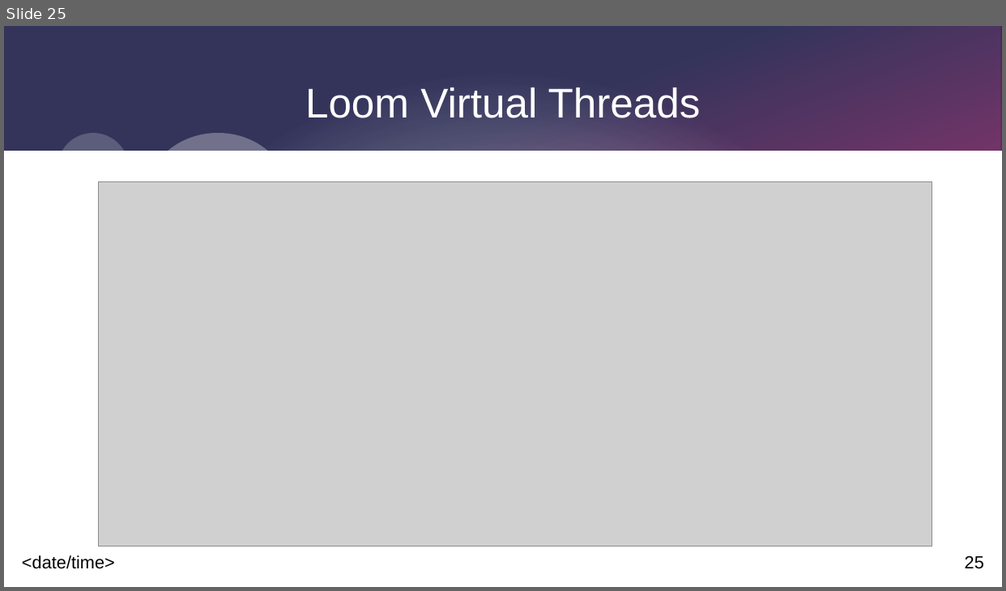
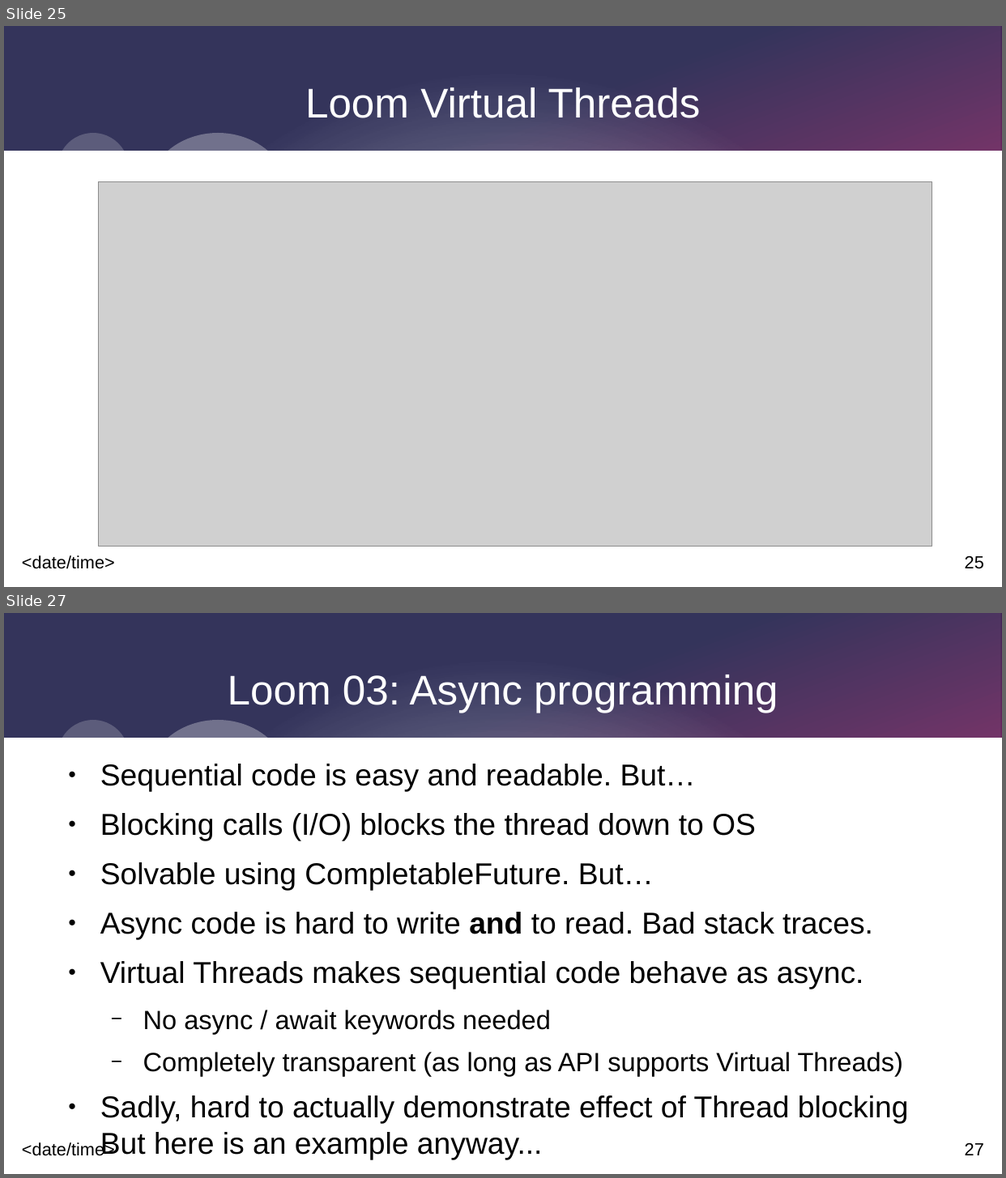
Before and after one commit to johnnyegel/Talk_JavaLatestAndGreatest, a slide deck: Presentation/JavaLatestAndGreatest.odp. Shown one above the other, each under a label of ours: slide 25 before the commit, slides 25 and 27 after it; the slides between them are not shown. The pictures are 1006x591 and 1006x1178 pixels, drawn with LibreOffice and Linux fonts; fonts in the diff are those of the drawing; grey boxes stand for pictures. Boxes give left, top, right and bottom in pixels: in the first picture for what was removed or moved away, otherwise in the second. Text is boxed around its words. In the diff, an @@ line names an element or a change of style, - is before the commit and + after.

Commit message:
Added 3 loom examples and added slides

```diff
--- a/Presentation/JavaLatestAndGreatest.odp
+++ b/Presentation/JavaLatestAndGreatest.odp
@@ slide 27 added at box(4, 613, 1002, 1174), background #FFFFFF; not listed: 8 template elements that a slide beside it also shows @@
@@ title added at box(228, 675, 778, 713), 33 pt, text #FFFFFF @@
+Loom 03: Async programming
@@ text added at box(100, 764, 909, 1124), 24 pt, text #000000 @@
+● Sequential code is easy and readable. But…
+● Blocking calls (I/O) blocks the thread down to OS
+● Solvable using CompletableFuture. But…
+● Async code is hard to write and to read. Bad stack traces.
+● Virtual Threads makes sequential code behave as async.
+  − No async / await keywords needed
+  − Completely transparent (as long as API supports Virtual Threads)
+● Sadly, hard to actually demonstrate effect of Thread blocking
+  But here is an example anyway...
@@ ellipse added at box(735, 1005, 877, 1130), fill #FFFFFF at 30% opacity @@
```
Also in this commit, not shown: 1 slide changed, 2 other files.
